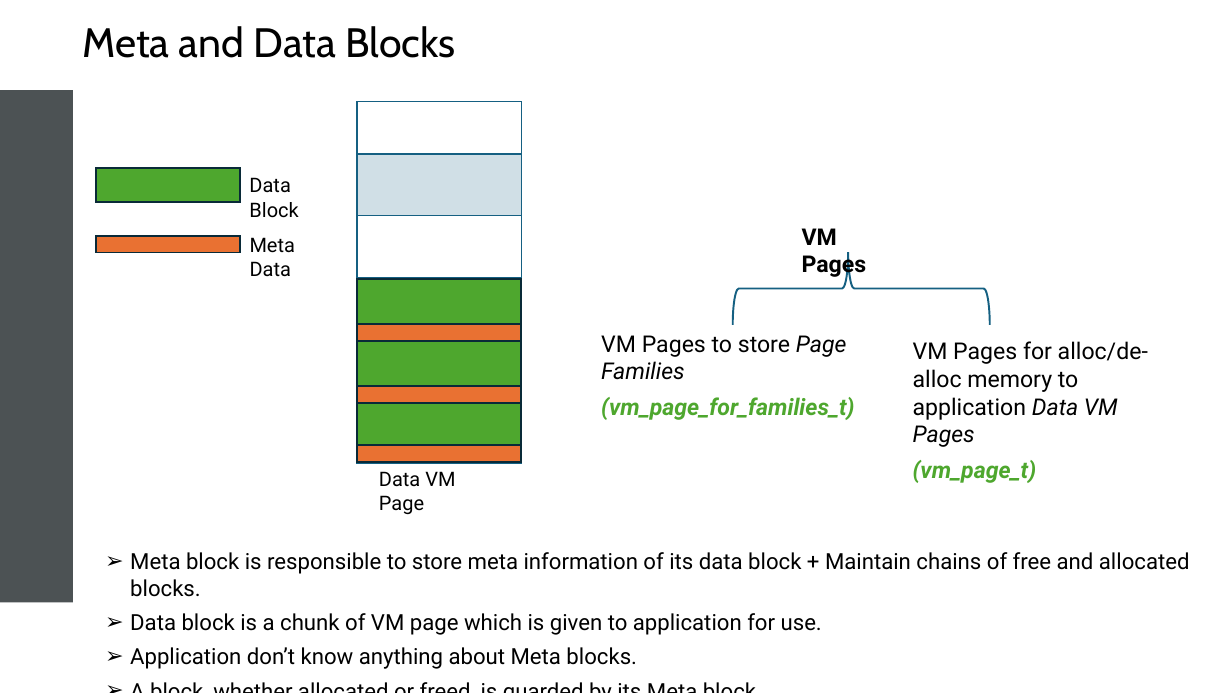
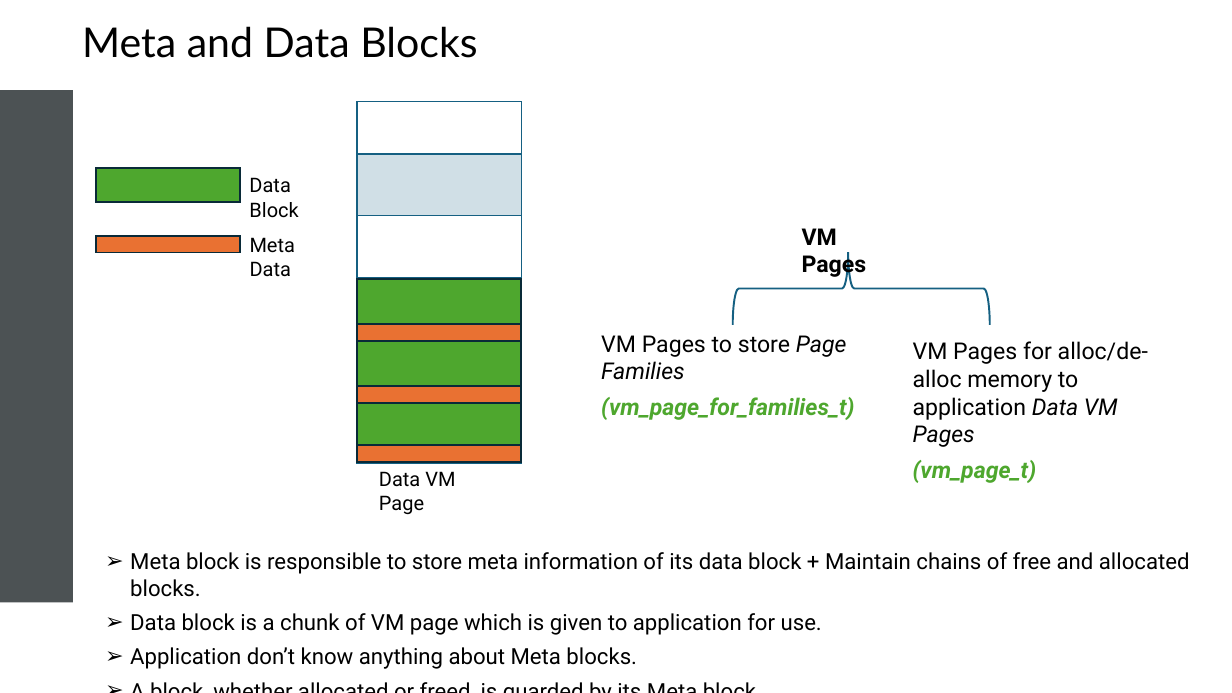
Before and after one commit to Mahmoud-Abdelraouf/STmicro-System-Programming-under-Linux, a slide deck: slide 28 of 04.Advanced/Tasks/Heap_Memory_Manager/HeapMemoryManager.pptx. Drawn at 1232x693 pixels with LibreOffice and Linux fonts; fonts in the diff are those of the drawing. Boxes give left, top, right and bottom in pixels: in the first picture for what was removed or moved away, otherwise in the second. Text is boxed around its words. In the diff, an @@ line names an element or a change of style, - is before the commit and + after.

```diff
--- a/04.Advanced/Tasks/Heap_Memory_Manager/HeapMemoryManager.pptx
+++ b/04.Advanced/Tasks/Heap_Memory_Manager/HeapMemoryManager.pptx
@@ text "Meta and Data Blocks" at [82,26,477,58]: font Cabin to Lato @@
```
Also in this commit, not shown: 6 other slides changed.
